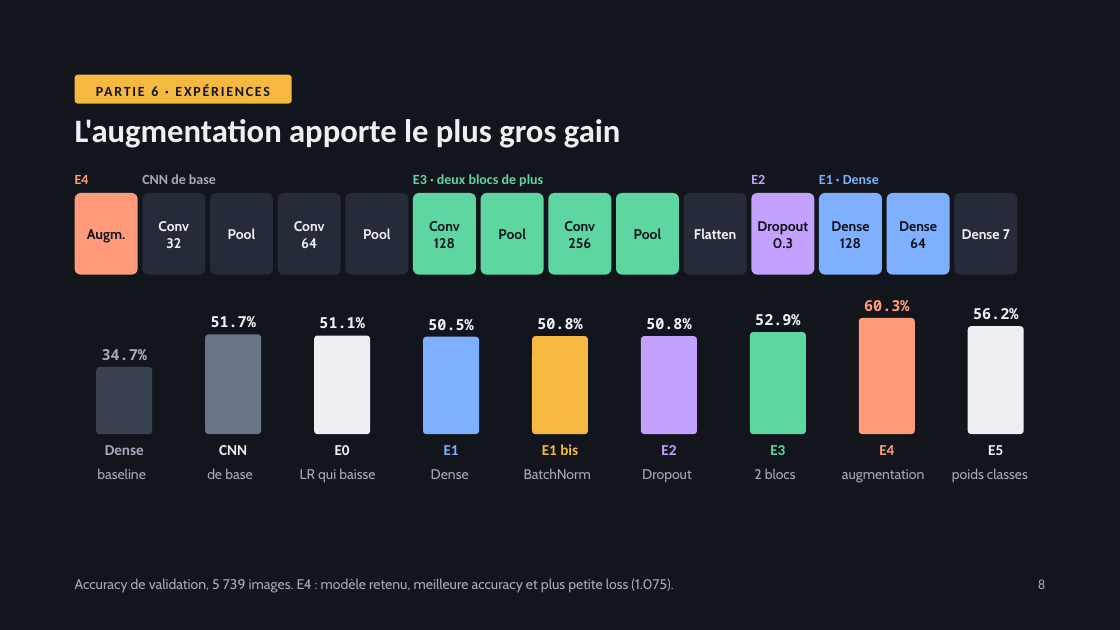
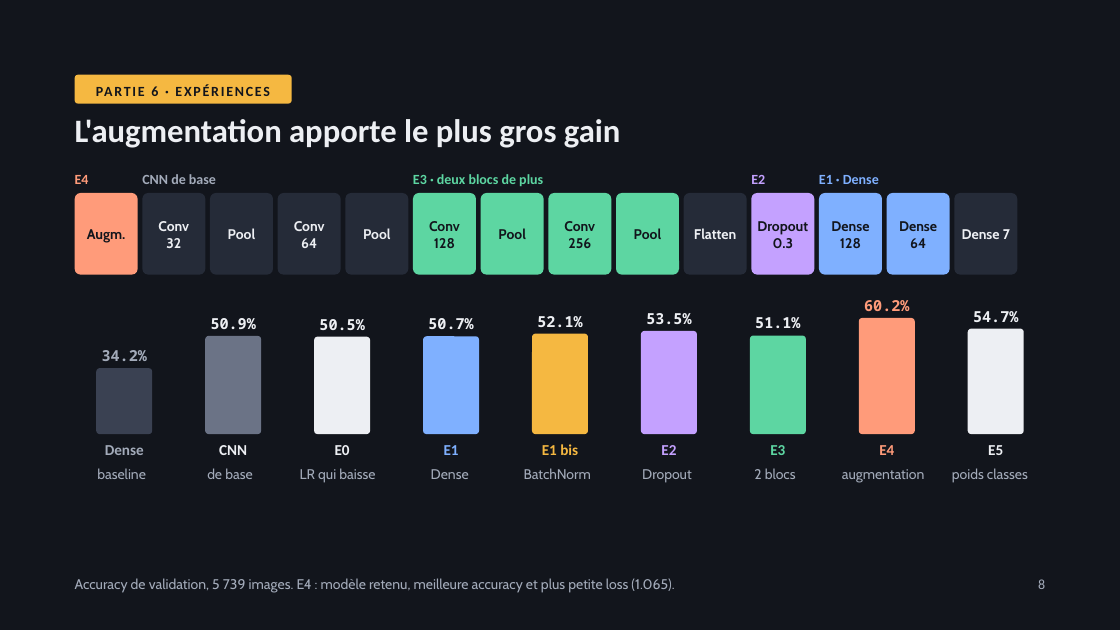
Before and after one commit to MonsieurNikko/Projet-DL-Facial-Expressions, a slide deck: slide 8 of soutenance/Soutenance — Reconnaissance d'expressions faciales (2).pptx. Drawn at 1120x630 pixels with LibreOffice and Linux fonts; fonts in the diff are those of the drawing. Boxes give left, top, right and bottom in pixels: in the first picture for what was removed or moved away, otherwise in the second. Text is boxed around its words. In the diff, an @@ line names an element or a change of style, - is before the commit and + after.

```diff
--- a/soutenance/Soutenance — Reconnaissance d'expressions faciales (2).pptx
+++ b/soutenance/Soutenance — Reconnaissance d'expressions faciales (2).pptx
@@ text at [211, 318, 256, 329]: text changed @@
-51.7%
+50.9%
@@ text at [319, 319, 364, 330]: text changed @@
-51.1%
+50.5%
@@ text at [428, 318, 473, 329]: text changed @@
-50.5%
+50.7%
@@ text at [537, 316, 582, 327]: text changed @@
-50.8%
+52.1%
@@ text at [646, 313, 691, 324]: text changed @@
-50.8%
+53.5%
@@ text at [755, 317, 800, 328]: text changed @@
-52.9%
+51.1%
@@ text at [864, 300, 909, 311]: text changed @@
-60.3%
+60.2%
@@ text at [973, 311, 1018, 322]: text changed @@
-56.2%
+54.7%
@@ text at [102, 350, 147, 361]: text changed @@
-34.7%
+34.2%
@@ rounded rectangle: place and size @@
-rounded rectangle at [641, 336, 697, 434]
+rounded rectangle at [641, 331, 697, 434]
@@ text at [75, 578, 674, 593]: text changed @@
-Accuracy de validation, 5 739 images. E4 : modèle retenu, meilleure accuracy et plus petite loss (1.075).
+Accuracy de validation, 5 739 images. E4 : modèle retenu, meilleure accuracy et plus petite loss (1.065).
```
Also in this commit, not shown: 6 other slides changed.
